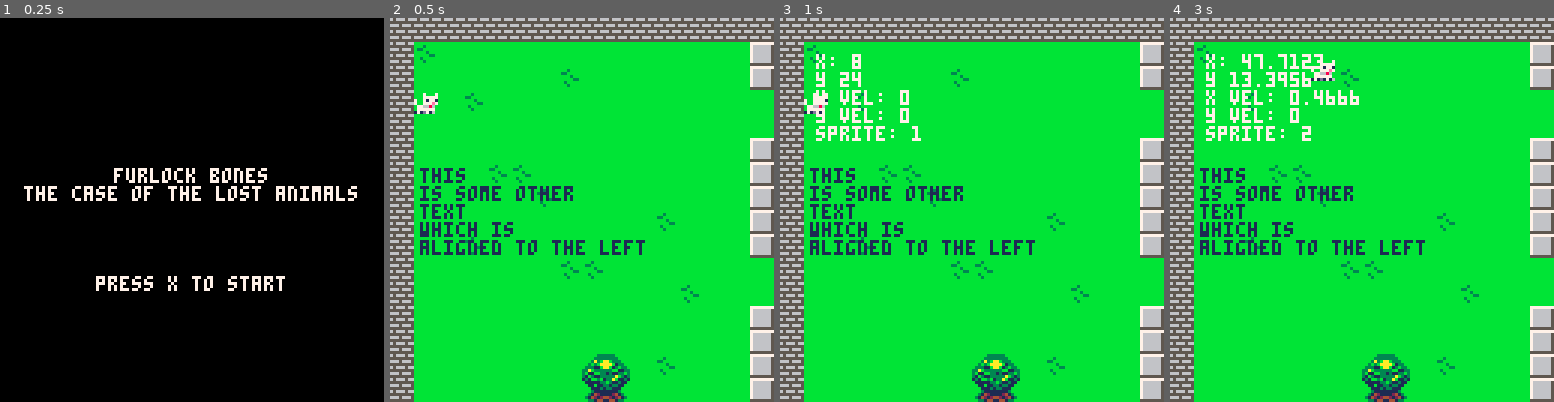
Above: before the commit, frames 1-4 (left to right).
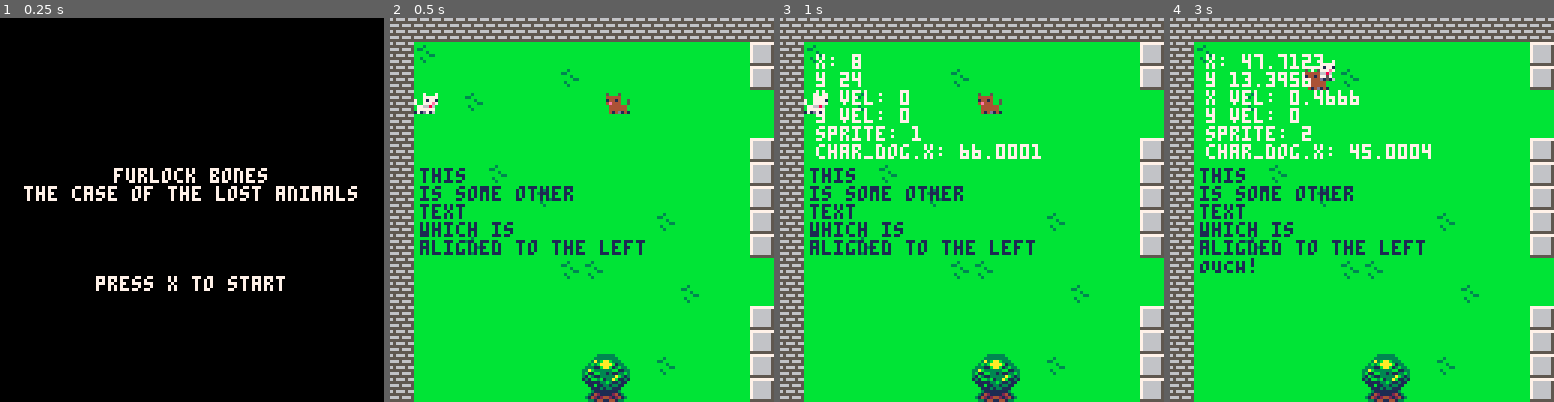
Above: after the commit, the same moments.

Repository: Mackeriah/FurlockBones-game
Game: PICO-8 cartridge furlock bones.p8
The game is run twice, just before and just after one commit, with the same random seed, the same clock (stepped at 60 frames per second) and the same inputs.
Inputs:
- Up to frame 1 (0.25 s): no input
- Up to frame 2 (0.5 s): tap X (X key) at 0.33 s
- Up to frame 3 (1 s): tap O (Z key) at 0.7 s
- Up to frame 4 (3 s): tap X (X key) at 1.07, 1.85, 2.97 s; hold Right 1.6-2.1 s; tap O (Z key) every 0.4 s from 1.7 to 2.9 s; hold Up 2.15-2.42 s; hold Right from 2.47 s (still down)

Frame 1 is identical in both runs. In frame 2, 0.3% of the frame differs, in the area x 32-63%, y 19-43%; in frame 3, 1.2%; in frame 4, 1.4%, in the area x 7-68%, y 13-67%.

Commit message:
added dog character and collision

Diff:
--- a/furlock bones.p8
+++ b/furlock bones.p8
@@ -5,6 +5,7 @@
 function _init()
 	debug_mode = false
 	player()
+	char_dog()
 	camera_x = 0
 	camera_y = 0
 	menu = true
@@ -44,21 +45,32 @@
 
 function _update60()
 	toggle_debug_mode()
-	if game == true then
-	 move_player()
-	 camera_control()
-	end
-	if (btn(❎)) then
-		game = true
-	end
+	game_state()
 	animate_player()
-	log(player.sprite)
-end
+
+	-- check for collision with dog
+ 	-- if character_collision(player.x,player.y,char_dog.x,char_dog.y) then
+  	-- 	stop()
+ 	-- end
+end
+
+-- you can comment blocks using [[ ]]
+--[[ CONTROL +K +J = unfold all
+CONTROL +K +1 = fold at level 1 ]]
 
 function _draw()
 	cls()
-	if menu == true then draw_menu() end
-	if game == true then start_game() end
+	if menu == true then state_menu() end
+	if game == true then state_game() end
+
+	if (character_collision(player.x,player.y,char_dog.x,char_dog.y)) then
+		print("OUCH!")
+		char_dog.speed = 0
+	end
+
+	if game == true then
+		spr(char_dog.sprite,char_dog.x,char_dog.y,1,1,-1)
+	end
 
 	-- debugging
 	if (debug_mode == true) then
@@ -67,55 +79,51 @@
 		print("x vel: "..player.velocity_x)
 		print("y vel: "..player.velocity_y)
 		print("sprite: "..player.sprite)
-	end
-end
-
-function draw_menu()
+		print("char_dog.x: "..char_dog.x)
+	end
+end
+
+function state_menu()
 	--map(110,0,0,0,128,64)
 	format_text_centred(text_array, 7)
 end
 
-text_array = {}
-text_array[1] = "furlock bones"
-text_array[2] = "the case of the lost animals"
-text_array[3] = ""
-text_array[4] = ""
-text_array[5] = ""
-text_array[6] = ""
-text_array[7] = "press x to start"
-
-other_array = {}
-other_array[1] = "this"
-other_array[2] = "is some other"
-other_array[3] = "text"
-other_array[4] = "which is"
-other_array[5] = "aligned to the left"
-
-function start_game()
+function game_state()
+	if game == true then
+	 move_player()
+	 camera_control()
+	end
+	if (btn(❎)) then
+		game = true
+	end
+end
+
+
+function state_game()
  camera(camera_x,camera_y)
  map(0,0,0,0,128,32)
  spr(player.sprite,player.x,player.y,1,1,player.direction==-1)
  format_text_left(other_array, 1)
+ move_char()
 end
 
 -->8
 --player functions
 
 function camera_control()
-
-		if player.x > 60 and player.x <= (312 -60)  then
-			camera_x = player.x - 60
-		end
-		if player.y > 60 and player.y <= (248-60) then
-			camera_y = player.y - 60
-		end
+	if player.x > 60 and player.x <= (312 -60) then
+		camera_x = player.x - 60
+	end
+	if player.y > 60 and player.y <= (248-60) then
+		camera_y = player.y - 60
+	end
 end
 
 function player()
 	player={}  --create empty table
 
-	player.x = 8 --player's exact pixel
-	player.y = 24 --position on screen
+	player.x = 8 -- map location x8 for exact pixel location
+	player.y = 24
 	player.direction = 1
 
 	player.velocity_x = 0
@@ -128,6 +136,32 @@
 	player.width = 7
 	player.height = 7
 	player.sprite = 1
+end
+
+function char_dog()
+	char_dog={}
+	char_dog.x = 74
+	char_dog.y = 24
+	char_dog.sprite = 6
+	char_dog.speed = 0.2
+end
+
+function move_char()
+	if player.x < char_dog.x then
+  		char_dog.x -= char_dog.speed
+ 	end
+
+ 	if player.x > char_dog.x then
+  		char_dog.x += char_dog.speed
+ 	end
+
+ 	if player.y < char_dog.y then
+  		char_dog.y -= char_dog.speed
+ 	end
+
+ 	if player.y > char_dog.y then
+  		char_dog.y += char_dog.speed
+ 	end
 end
 
 function animate_player()
@@ -229,6 +261,15 @@
 
 -->8
 --collision functions
+
+-- check for enemy collision
+function character_collision(ax,ay,bx,by)
+	if bx+8>ax and bx<ax+8 and by+8>ay and by<ay+8 then
+  		return true
+ 	else
+  		return false
+ 	end
+end
 
 -- if player next to a wall stop them moving in that direction
 -- essentially this allows player to move along a wall holding two buttons. e.g. up and left
@@ -314,17 +355,34 @@
 	return flag == 1
 end
 
-
+-->8
+-- in game text
+
+text_array = {}
+text_array[1] = "furlock bones"
+text_array[2] = "the case of the lost animals"
+text_array[3] = ""
+text_array[4] = ""
+text_array[5] = ""
+text_array[6] = ""
+text_array[7] = "press x to start"
+
+other_array = {}
+other_array[1] = "this"
+other_array[2] = "is some other"
+other_array[3] = "text"
+other_array[4] = "which is"
+other_array[5] = "aligned to the left"
 
 __gfx__
 00000000000000000000000000070007000700078888888800000000000000000000000000000000000000000000000000000000000000000000000000000000
-00000000000700070007000700077777000777778888888800000000000000000000000000000000000000000000000000000000000000000000000000000000
-00700700000777770007777770071771700717718888888800000000000000000000000000000000000000000000000000000000000000000000000000000000
-000770007007177170071771700777e7700777e78888888800000000000000000000000000000000000000000000000000000000000000000000000000000000
-00077000700777e7700777e707766860077668608888888800000000000000000000000000000000000000000000000000000000000000000000000000000000
-00700700077668600776686007777770077777708888888800000000000000000000000000000000000000000000000000000000000000000000000000000000
-00000000077777700777777070d0070670d070608888888800000000000000000000000000000000000000000000000000000000000000000000000000000000
-00000000171d7160171d171601111100011111008888888800000000000000000000000000000000000000000000000000000000000000000000000000000000
+00000000000700070007000700077777000777778888888800050005000000000000000000000000000000000000000000000000000000000000000000000000
+00700700000777770007777770071771700717718888888800044444000000000000000000000000000000000000000000000000000000000000000000000000
+000770007007177170071771700777e7700777e78888888850041441000000000000000000000000000000000000000000000000000000000000000000000000
+00077000700777e7700777e7077668600776686088888888500444e4000000000000000000000000000000000000000000000000000000000000000000000000
+00700700077668600776686007777770077777708888888804444440000000000000000000000000000000000000000000000000000000000000000000000000
+00000000077777700777777070d0070670d070608888888804444440000000000000000000000000000000000000000000000000000000000000000000000000
+00000000171d7160171d1716011111000111110088888888141d4140000000000000000000000000000000000000000000000000000000000000000000000000
 00000000bbbbbbbbbbbbb9bbbbb88bbbb44bb44bbbbbbbbbbbbbbbbbbbbbbbbbcccccccc66666666666666666666666666666666666666666666666666666666
 00000000bbbbbbbbbbbb9bbbbb8f82bb99999999bbbbbbbbbbbbbbbbbbb3bbbbcccc7ccc60000000000000000000000000000000000000000000000000000006
 00000000bb224444444944bbb88882bb44444444bbbbddbbbbbbbbbbb33bbbbbcccccccc60088000000000000000000000000000000000000000800000000006
@@ -575,7 +633,7 @@
 
 
 __gff__
-0000000000000000000000000000000000010101010000000000000000000000000101010101010000000000000000000001010100000000000000000000000000000000000000000000000000000000000000000000000000000000000000000000000000000000000000000000000000000000000000000000000000000000
+0000000000000200000000000000000000010101010000000000000000000000000101010101010000000000000000000001010100000000000000000000000000000000000000000000000000000000000000000000000000000000000000000000000000000000000000000000000000000000000000000000000000000000
 0000000000000000000000000000000000000000000000000000000000000000000000000000000000000000000000000000000000000000000000000000000000000000000000000000000000000000000000000000000000000000000000000000000000000000000000000000000000000000000000000000000000000000
 __map__
 2626262626262626262626262626262626262626262626262626262626262626262626262626262600000000000000000000000000000000000000000000000000000000000000000000000000000000000000000000000000000000000000000000000000000000000000000000000000000000000000000000000000000000
@@ -584,7 +642,7 @@
 261616171616161616161616161616161616161716161616161616161616161616171616161616260000000000000000000000000000000000000000000000000000000000000000000000000000000000000000000000000000000000000000000000000000000000000000000000393a3b3c3d3e3f00000000000000000000
 2616161616161616161616161616161616161616161616222316161616161616161616161616162600000000000000000000000000000000000000000000000000000000000000000000000000000000000000000000000000000000000000000000000000000000000000000000000000000000000000000000000000000000
 2616161616161616161616161616162424161616161616323316161616161617161616161616162600000000000000000000000000000000000000000000000000000000000000000000000000000000000000000000000000000000000000000000000000000000000000000000000000000000000000000000000000000000
-2616161617171616161616161616162424161616161624161616161616161624242424241716172600000000000000000000000000000000000000000000000000000000000000000000000000000000000000000000000000000000000000000000000000000000000000000000000000000000000000000000000000000000
+2616161617161616161616161616162424161616161624161616161616161624242424241716172600000000000000000000000000000000000000000000000000000000000000000000000000000000000000000000000000000000000000000000000000000000000000000000000000000000000000000000000000000000
 2616161616161716161616161616162424171624241624161616161616161624241616241616162600000000000000000000000000000000000000000000000000000000000000000000000000000000000000000000000000000000000000000000000000000000000000000000000000000000000000000000000000000000
 2616161616161616161616171616162424242424241624161616161616161616161616241616162600000000000000000000000000000000000000000000000000000000000000000000000000000000000000000000000000000000000000000000000000000000000000000000000000000000000000000000000000000000
 2616161716161616161616161616162424241616161624161616161616161624242424241616162600000000000000000000000000000000000000000000000000000000000000000000000000000000000000000000000000000000000000000000000000000000000000000000000000000000000000000000000000000000
Not shown, changed: log.p8l
